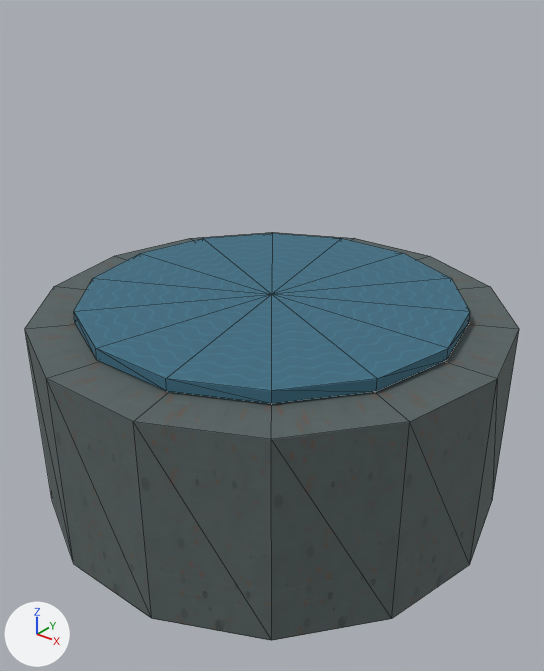
Renders of the OBJ model Assets/ProjectOEN/ProductionArt/Meshes/environment_set_dressing/en-020_rain_catcher_placement_set__basin.obj from each side of a commit.
The view is the same before and after, from a 50 mm camera at (0.565, -0.706, 0.685) aimed at (0.013, -0.016, 0.258). The lights are fixed; the arrows at lower left show +X, +Y and +Z. The picture after the commit comes second. Mesh edges are drawn as thin lines. Where no turn or scale is listed for an object, it has been applied to the vertices. Vertices at exactly the same position are counted once.

In view in the first picture: 'en-020_rain_catcher_placement_set__basin'.
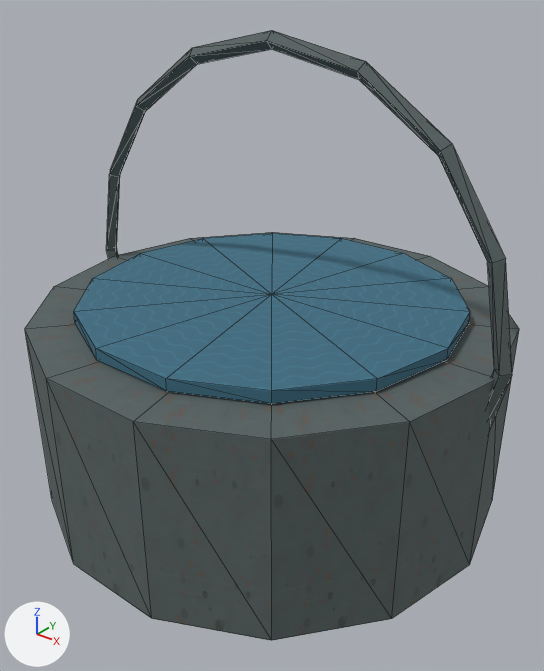
Boxes [x1, y1, x2, y2] around the edits, measured in the pictures (544 x 671 px):
'en-020_rain_catcher_placement_set__basin', reshaped (49% taller): before [25, 232, 519, 641]; after [25, 30, 519, 641]
part 1 of me_en_020_rain_catcher_placement_set__basin, added: after [106, 30, 512, 428]

Diff of the bpy script that builds the scene:
```diff
--- a/Assets/ProjectOEN/ProductionArt/Meshes/environment_set_dressing/en-020_rain_catcher_placement_set__basin.obj.py
+++ b/Assets/ProjectOEN/ProductionArt/Meshes/environment_set_dressing/en-020_rain_catcher_placement_set__basin.obj.py
@@ me_en_020_rain_catcher_placement_set__basin @@
 # used by ob_en_020_rain_catcher_placement_set__basin; location = (0.0, 0.0, 0.0)
-me_en_020_rain_catcher_placement_set__basin.from_pydata(...)  # 60 vertices, 112 faces; spans x -0.31..0.31, y -0.302..0.302, z 0.03..0.308
+me_en_020_rain_catcher_placement_set__basin.from_pydata(...)  # 124 vertices, 240 faces; spans x -0.325..0.325, y -0.302..0.302, z -0.025..0.625
+# me_en_020_rain_catcher_placement_set__basin part 1: a new loose piece of 64 vertices spanning x -0.325..0.325, y -0.01..0.01, z -0.025..0.625, in mat_metal (picture img_metal_albedo_png)
 me_en_020_rain_catcher_placement_set__basin.materials.append(mat_metal)
```
